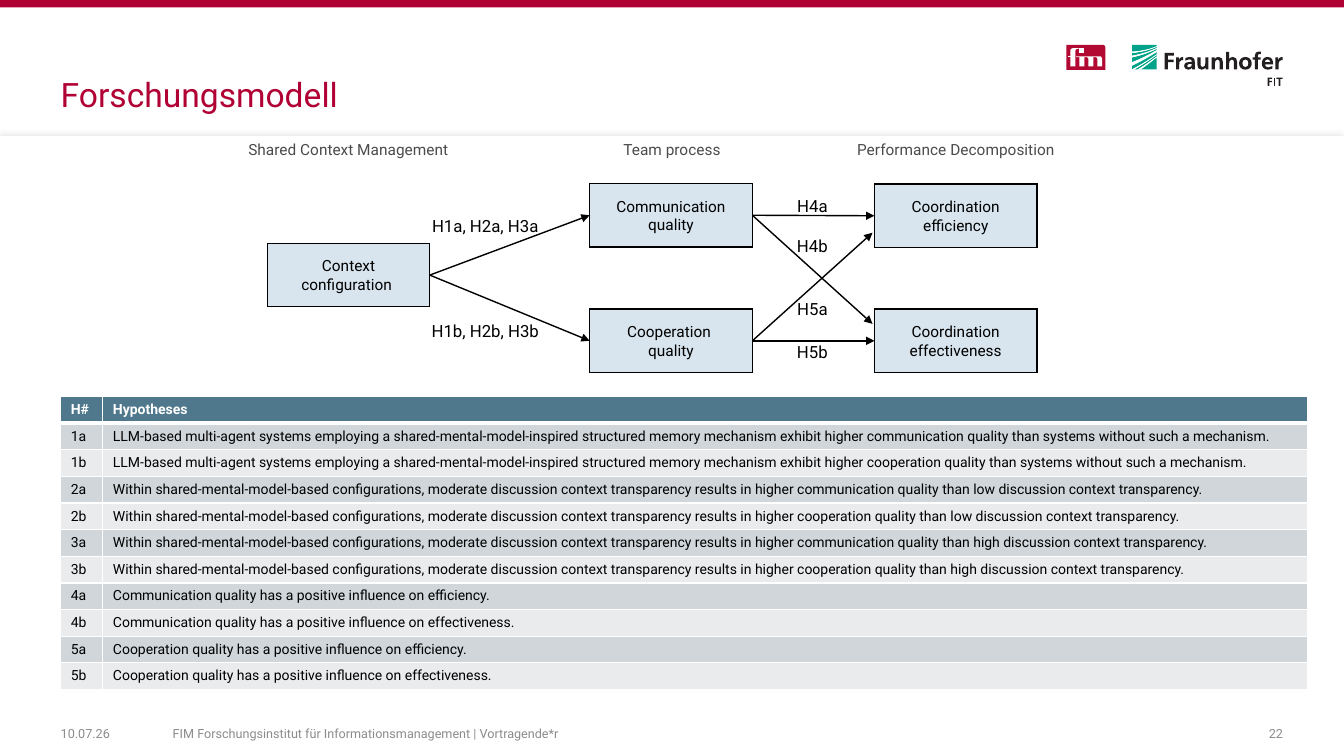
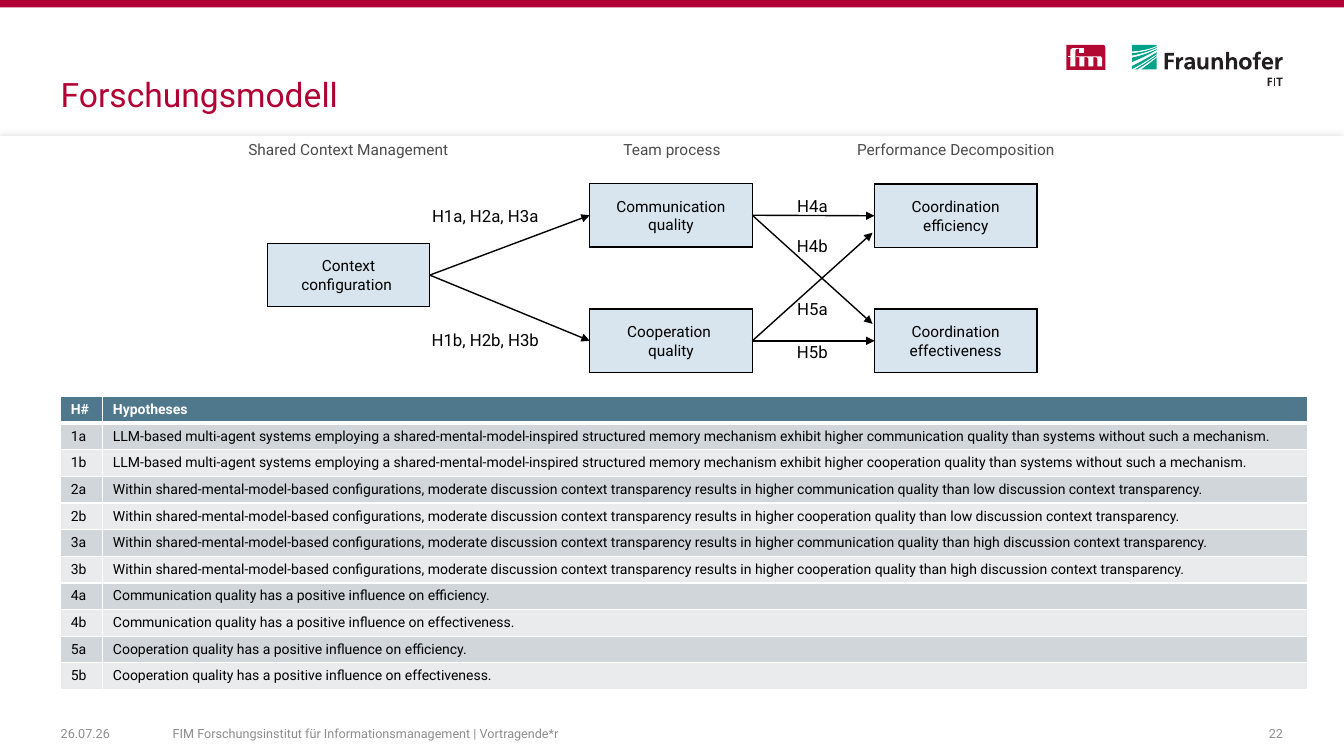
Before and after one commit to LeoH04/bachelor_thesis, a slide deck: slide 22 of 03_report/presentation/BA_Hegemann.pptx. Drawn at 1344x756 pixels with LibreOffice and Linux fonts; fonts in the diff are those of the drawing. Boxes give left, top, right and bottom in pixels: in the first picture for what was removed or moved away, otherwise in the second. Text is boxed around its words. In the diff, an @@ line names an element or a change of style, - is before the commit and + after.

```diff
--- a/03_report/presentation/BA_Hegemann.pptx
+++ b/03_report/presentation/BA_Hegemann.pptx
@@ text "H1a, H2a, H3a" moved from (x1=432, y1=220, x2=539, y2=237) to (x1=432, y1=210, x2=539, y2=225) @@
@@ text "H1b, H2b, H3b" moved from (x1=432, y1=324, x2=539, y2=340) to (x1=432, y1=333, x2=539, y2=349) @@
@@ text at (x1=61, y1=729, x2=110, y2=738): text changed @@
-10.07.26
+26.07.26
```
Also in this commit, not shown: 19 other slides changed, 8 other files.
